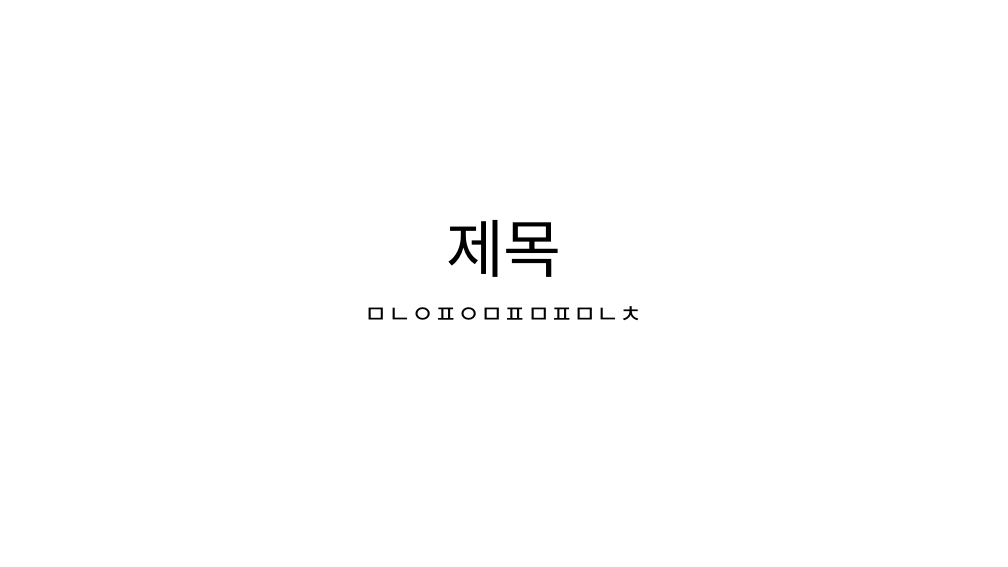
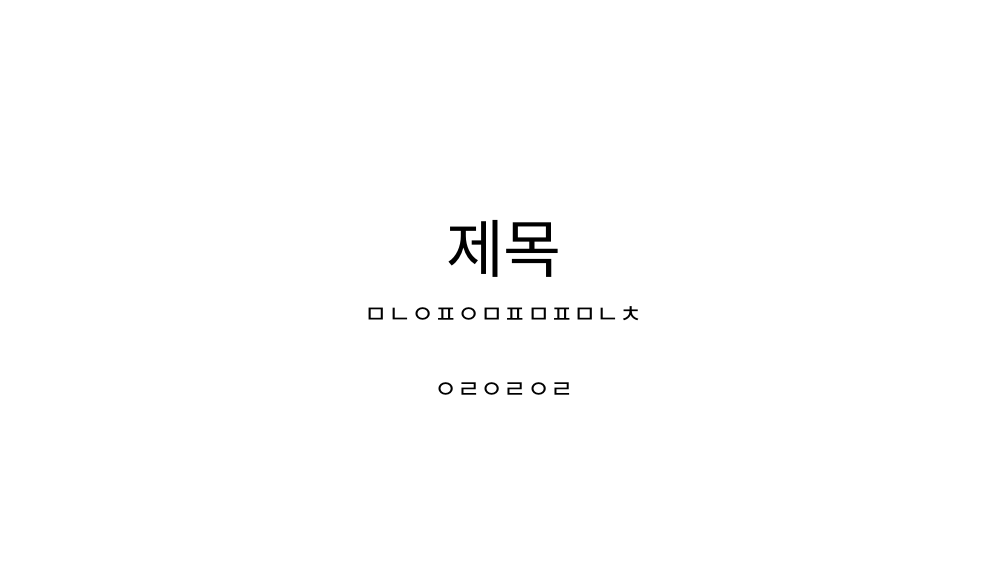
Before and after one commit to vocalyun88/opentutorials_git_vocalyun88, a slide deck: slide 1 of 제목.pptx. Drawn at 1008x567 pixels with LibreOffice and Linux fonts; fonts in the diff are those of the drawing. Boxes give left, top, right and bottom in pixels: in the first picture for what was removed or moved away, otherwise in the second. Text is boxed around its words. In the diff, an @@ line names an element or a change of style, - is before the commit and + after.

Commit message:
아래 내용 추가

```diff
--- a/제목.pptx
+++ b/제목.pptx
@@ subtitle at bbox=[434, 382, 573, 395]: paragraph added @@
+ㅇㄹㅇㄹㅇㄹ
```
